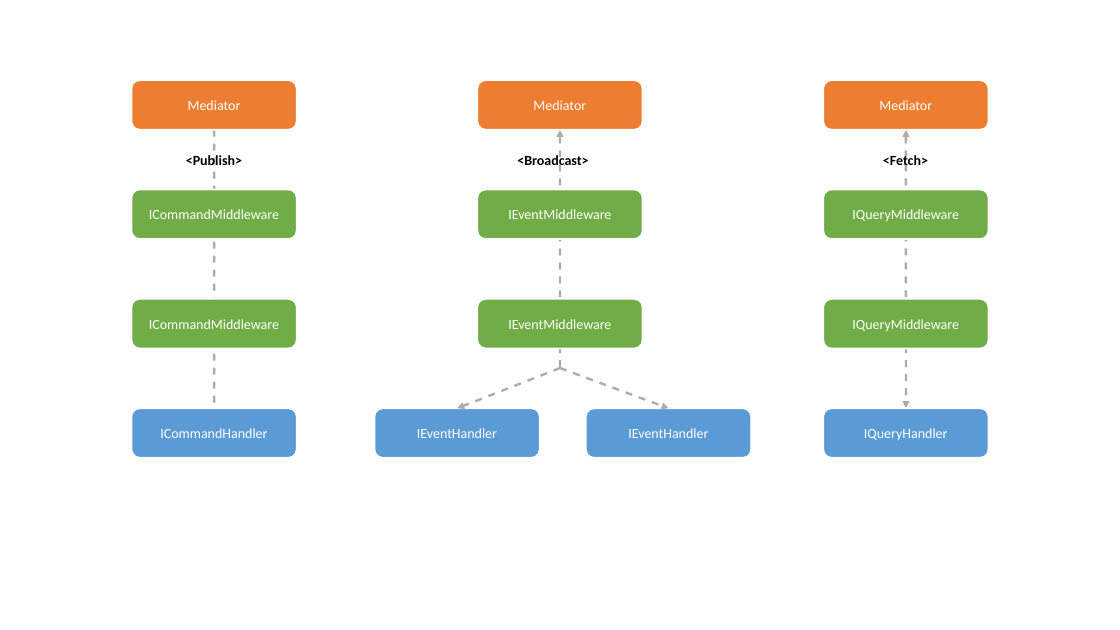
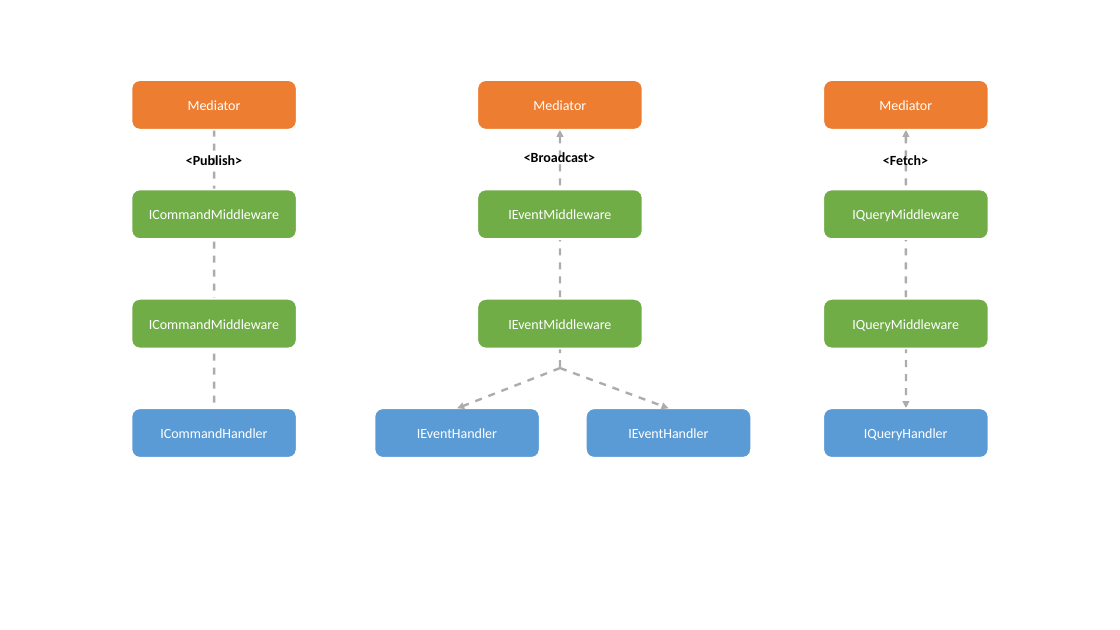
Before and after one commit to simplesoft-pt/Mediator, a slide deck: slide 1 of resources/Lifecycle.odp. Drawn at 1120x630 pixels with LibreOffice and Linux fonts; fonts in the diff are those of the drawing. Boxes give left, top, right and bottom in pixels: in the first picture for what was removed or moved away, otherwise in the second. Text is boxed around its words. In the diff, an @@ line names an element or a change of style, - is before the commit and + after.

```diff
--- a/resources/Lifecycle.odp
+++ b/resources/Lifecycle.odp
@@ text "<Broadcast>": place and size @@
-text "<Broadcast>" at (517,153,588,169)
+text "<Broadcast>" at (524,151,595,167)
```
Also in this commit, not shown: 3 other files.
